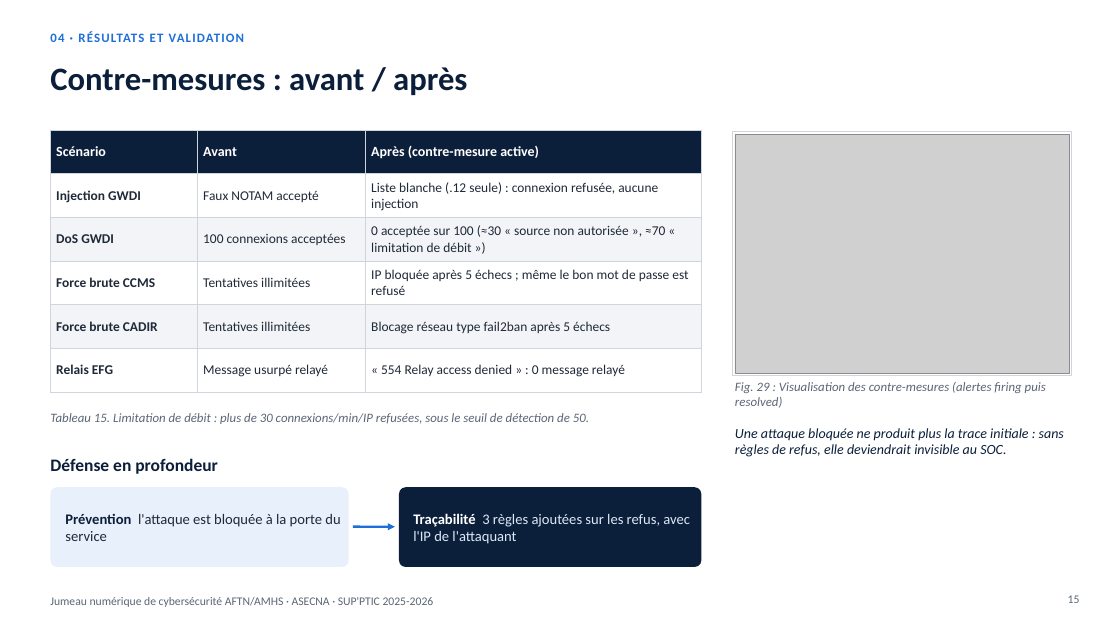
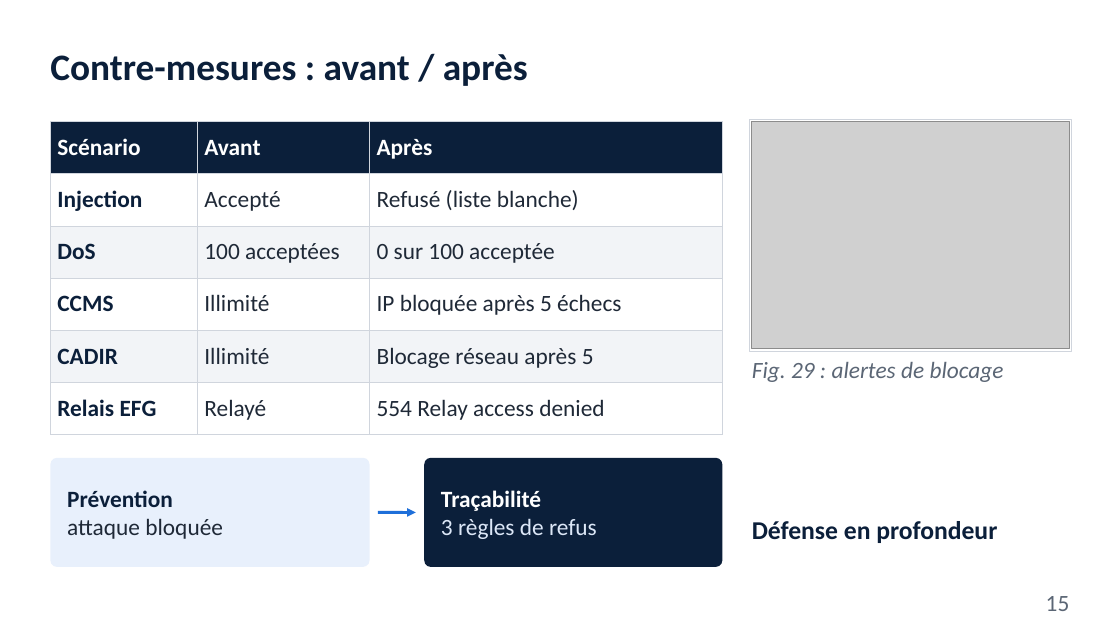
Before and after one commit to dylane1998/dylane1998, a slide deck: slide 15 of livrables/Soutenance_Tankeu_AFTN-AMHS.pptx. Drawn at 1120x630 pixels with LibreOffice and Linux fonts; fonts in the diff are those of the drawing; grey boxes stand for pictures. Boxes give left, top, right and bottom in pixels: in the first picture for what was removed or moved away, otherwise in the second. Text is boxed around its words. In the diff, an @@ line names an element or a change of style, - is before the commit and + after.

```diff
--- a/livrables/Soutenance_Tankeu_AFTN-AMHS.pptx
+++ b/livrables/Soutenance_Tankeu_AFTN-AMHS.pptx
@@ title "Contre-mesures : avant / après": place and size @@
-title "Contre-mesures : avant / après" at bbox=[50, 67, 467, 95]
+title "Contre-mesures : avant / après" at bbox=[50, 54, 528, 86]
@@ title "Contre-mesures : avant / après" at bbox=[50, 54, 528, 86]: size 28 to 32 pt @@
@@ text removed at bbox=[50, 31, 244, 42] @@
-04 · RÉSULTATS ET VALIDATION
@@ rectangle: place and size @@
-rectangle at bbox=[733, 132, 1072, 376]
+rectangle at bbox=[749, 119, 1072, 351]
@@ table at bbox=[50, 122, 723, 424] @@
-row 1, column 3: Après (contre-mesure active)
+row 1, column 3: Après
-row 2: Injection GWDI | Faux NOTAM accepté | Liste blanche (.12 seule) : connexion refusée, aucune injection
+row 2: Injection | Accepté | Refusé (liste blanche)
-row 3: DoS GWDI | 100 connexions acceptées | 0 acceptée sur 100 (≈30 « source non autorisée », ≈70 « limitation de débit »)
+row 3: DoS | 100 acceptées | 0 sur 100 acceptée
-row 4: Force brute CCMS | Tentatives illimitées | IP bloquée après 5 échecs ; même le bon mot de passe est refusé
+row 4: CCMS | Illimité | IP bloquée après 5 échecs
-row 5: Force brute CADIR | Tentatives illimitées | Blocage réseau type fail2ban après 5 échecs
+row 5: CADIR | Illimité | Blocage réseau après 5
-row 6, column 2: Message usurpé relayé
+row 6, column 2: Relayé
-row 6, column 3: « 554 Relay access denied » : 0 message relayé
+row 6, column 3: 554 Relay access denied
@@ size 12 to 20 pt in "Scénario", "Avant" @@
@@ size 11.5 to 20 pt, text colour #1F2937 to #0B1F3A in "Relais EFG" @@
@@ table: place and size @@
-table at bbox=[50, 130, 702, 381]
+table at bbox=[50, 122, 723, 424]
@@ picture: place and size @@
-picture at bbox=[735, 134, 1070, 373]
+picture at bbox=[752, 122, 1070, 349]
@@ text at bbox=[752, 362, 1004, 382]: text changed; size 11 to 20 pt @@
-Fig. 29 : Visualisation des contre-mesures (alertes firing puis resolved)
+Fig. 29 : alertes de blocage
@@ text removed at bbox=[50, 413, 589, 424] @@
-Tableau 15. Limitation de débit : plus de 30 connexions/min/IP refusées, sous le seuil de détection de 50.
@@ text removed at bbox=[735, 428, 1064, 457] @@
-Une attaque bloquée ne produit plus la trace initiale : sans règles de refus, elle deviendrait invisible au SOC.
@@ rounded rectangle: place and size @@
-rounded rectangle at bbox=[50, 487, 349, 567]
+rounded rectangle at bbox=[50, 458, 370, 567]
@@ rounded rectangle at bbox=[50, 458, 370, 567]: proportions changed @@
@@ rounded rectangle at bbox=[424, 458, 723, 567]: proportions changed @@
@@ rounded rectangle: place and size @@
-rounded rectangle at bbox=[399, 487, 702, 567]
+rounded rectangle at bbox=[424, 458, 723, 567]
@@ text at bbox=[67, 490, 223, 539]: text changed; size 12.5 to 20 pt @@
-Prévention l'attaque est bloquée à la porte du service
+Prévention
+attaque bloquée
@@ text at bbox=[441, 490, 597, 539]: text changed; size 12.5 to 20 pt @@
-Traçabilité 3 règles ajoutées sur les refus, avec l'IP de l'attaquant
+Traçabilité
+3 règles de refus
@@ text "Défense en profondeur": place and size @@
-text "Défense en profondeur" at bbox=[50, 458, 218, 474]
+text "Défense en profondeur" at bbox=[752, 521, 997, 543]
@@ text "Défense en profondeur" at bbox=[752, 521, 997, 543]: size 15 to 22 pt; vertical alignment top to middle @@
@@ arrow moved from (353, 527) - (395, 527) to (378, 513) - (416, 513) @@
@@ arrow (378, 513) - (416, 513): stroke #1E6FD9 2 pt to #1E6FD9 2.5 pt @@
@@ text removed at bbox=[50, 597, 434, 607] @@
-Jumeau numérique de cybersécurité AFTN/AMHS · ASECNA · SUP'PTIC 2025-2026
@@ page number: place and size @@
-page number at bbox=[1068, 595, 1080, 603]
+page number at bbox=[1046, 596, 1070, 611]
@@ page number at bbox=[1046, 596, 1070, 611]: size 10 to 20 pt @@
```
Also in this commit, not shown: 19 other slides changed.
